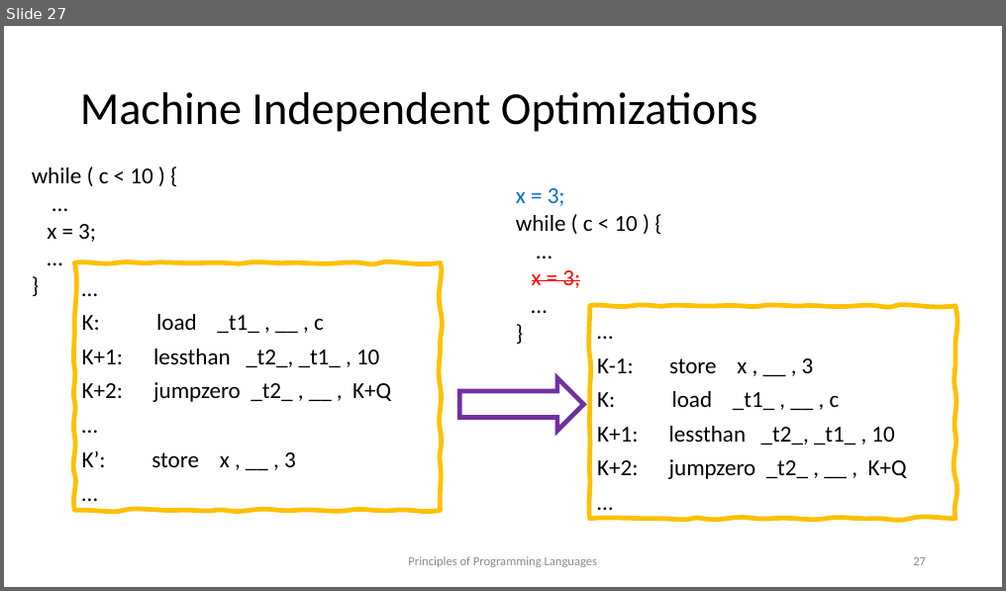
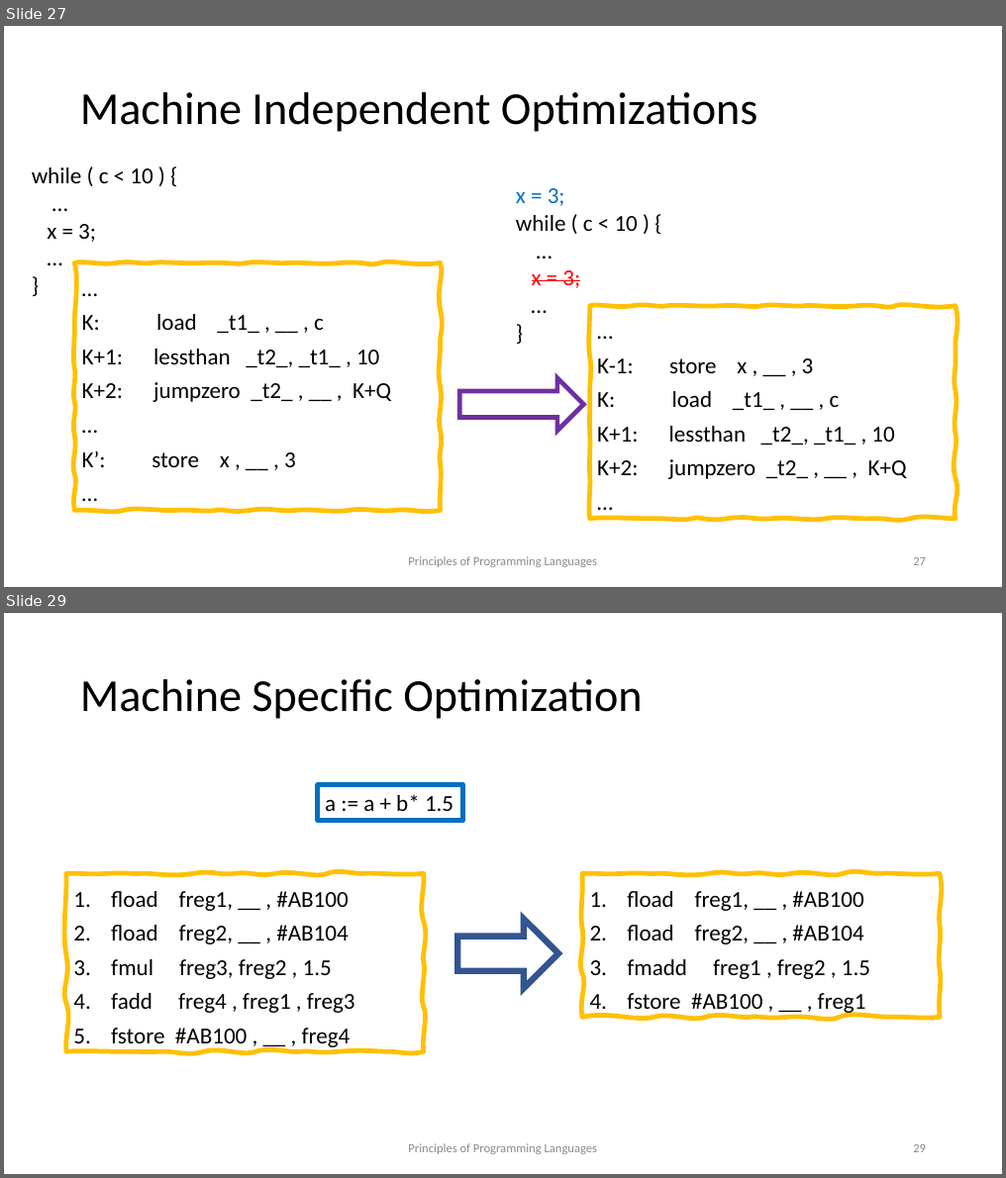
Before and after one commit to kongm/pl-design, a slide deck: introduction.pptx. Shown one above the other, each under a label of ours: slide 27 before the commit, slides 27 and 29 after it; the slides between them are not shown. The pictures are 1006x591 and 1006x1178 pixels, drawn with LibreOffice and Linux fonts; fonts in the diff are those of the drawing. Boxes give left, top, right and bottom in pixels: in the first picture for what was removed or moved away, otherwise in the second. Text is boxed around its words. In the diff, an @@ line names an element or a change of style, - is before the commit and + after.

```diff
--- a/introduction.pptx
+++ b/introduction.pptx
@@ slide 29 added at (4,613,1002,1174), background #FFFFFF @@
@@ title added at (80,679,642,719), 44 pt, text #000000 @@
+Machine Specific Optimization
@@ rectangle added at (318,785,463,820), outline #0070C0 4.5 pt, 22 pt, text #000000 @@
+a := a + b* 1.5
@@ freeform shape added at (66,873,423,1052), outline #FFC000 4.5 pt, 22 pt, text #000000 @@
+1. fload freg1, __ , #AB100
+2. fload freg2, __ , #AB104
+3. fmul freg3, freg2 , 1.5
+4. fadd freg4 , freg1 , freg3
+5. fstore #AB100 , __ , freg4
@@ freeform shape added at (583,873,940,1017), outline #FFC000 4.5 pt, 22 pt, text #000000 @@
+1. fload freg1, __ , #AB100
+2. fload freg2, __ , #AB104
+3. fmadd freg1 , freg2 , 1.5
+4. fstore #AB100 , __ , freg1
@@ right arrow added at (457,919,558,989), outline #325491 6 pt @@
@@ text added at (408,1144,597,1155), 12 pt, text #8C8C8C @@
+Principles of Programming Languages
@@ page number added at (913,1145,926,1153), 12 pt, text #8C8C8C @@
+29
```
Also in this commit, not shown: 2 slides changed, 1 other slide added, 1 other file.
